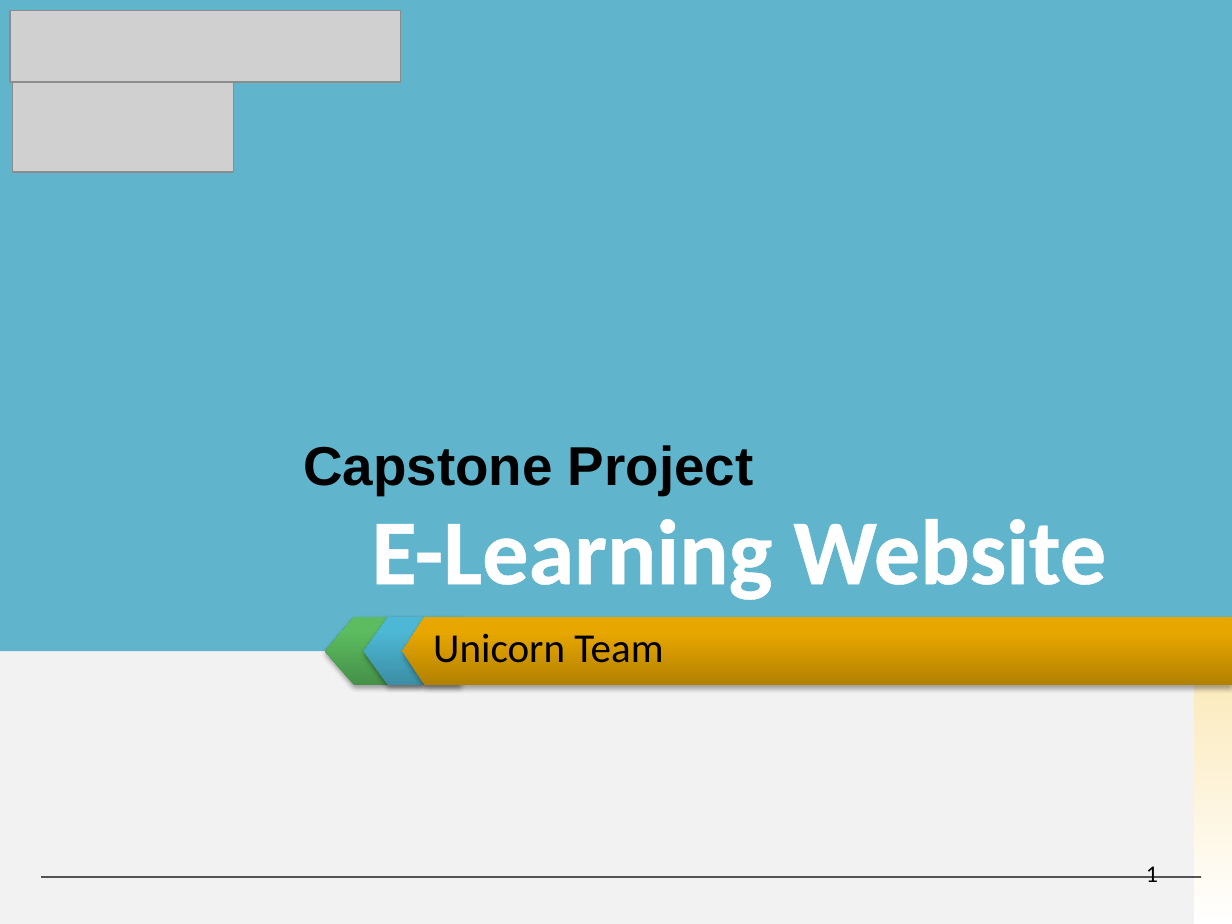
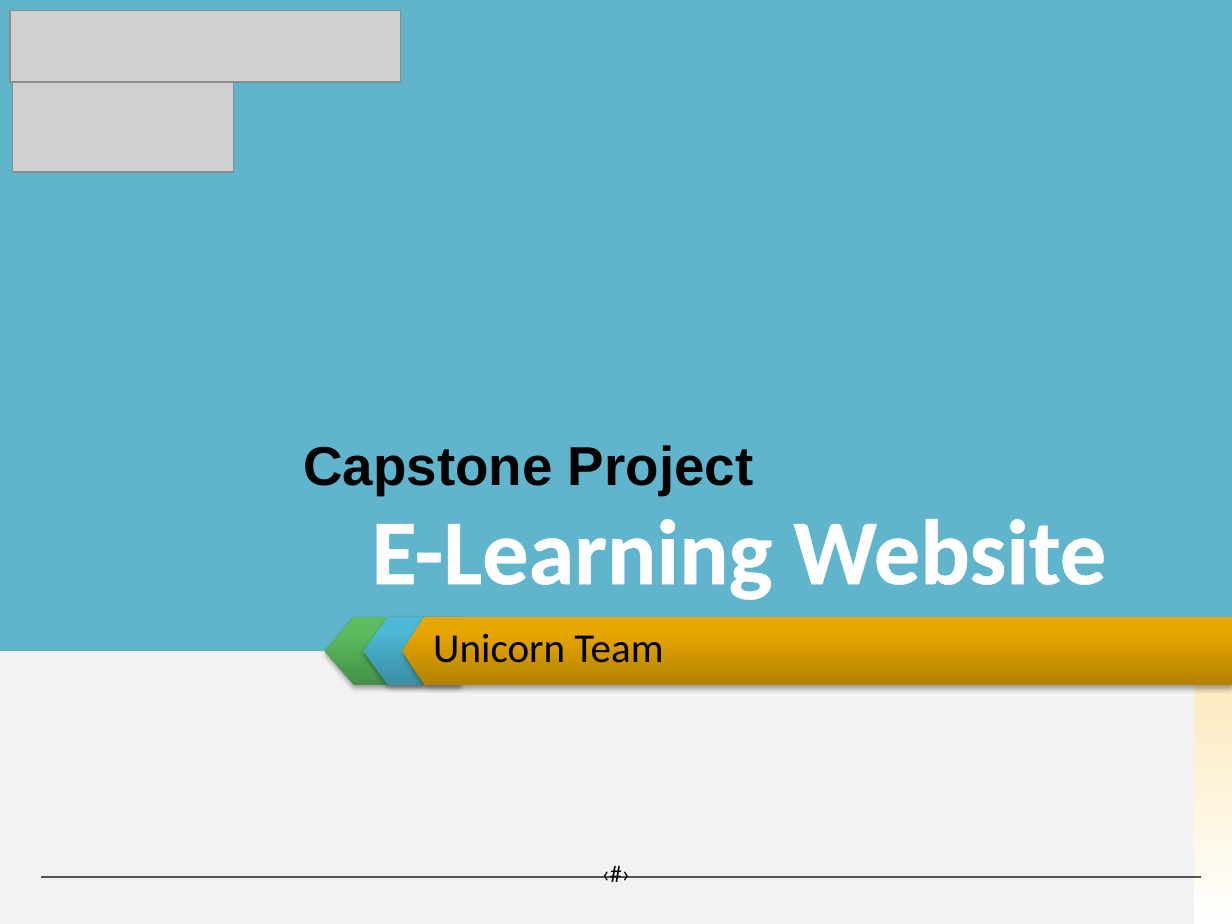
Before and after one commit to invisibleghost/e-learning-website, a slide deck: slide 1 of Document/Final report/Slide Present E-Learning.pptx. Drawn at 1232x924 pixels with LibreOffice and Linux fonts; fonts in the diff are those of the drawing; grey boxes stand for pictures. Boxes give left, top, right and bottom in pixels: in the first picture for what was removed or moved away, otherwise in the second. Text is boxed around its words. In the diff, an @@ line names an element or a change of style, - is before the commit and + after.

```diff
--- a/Document/Final report/Slide Present E-Learning.pptx
+++ b/Document/Final report/Slide Present E-Learning.pptx
@@ text added at (x1=421, y1=853, x2=812, y2=906), 14 pt, text #000000 @@
+‹#›
@@ page number removed at (x1=1146, y1=866, x2=1158, y2=882) @@
-1
```
Also in this commit, not shown: 11 other slides changed, 1 slide added, 2 slides removed.
